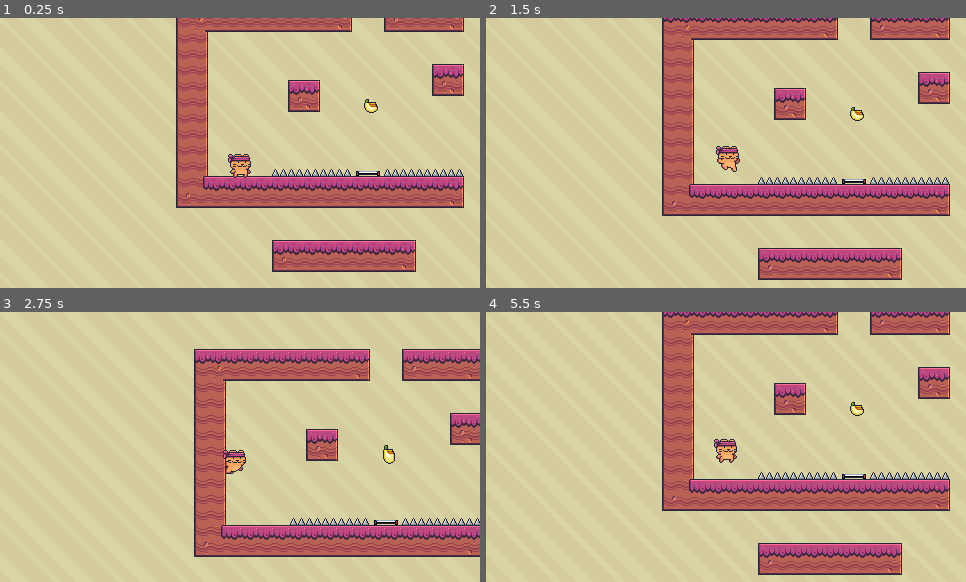
Above: before the commit, frames 1-4 (two rows, left to right).
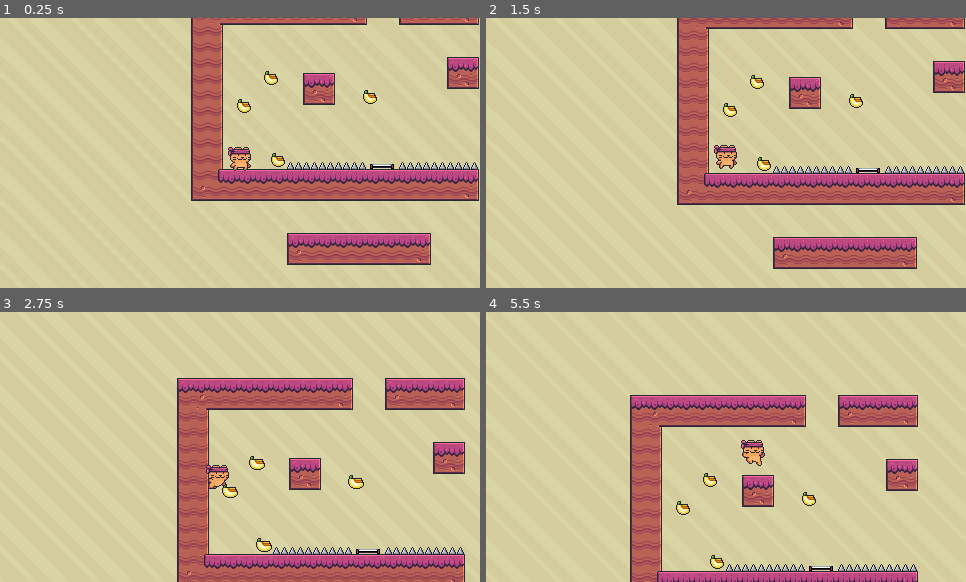
Above: after the commit, the same moments.

Repository: SnowyPeax/Community_Project_1_Johan
Game: Godot game, scene res://user/Juules32/juuleskaizo.tscn
Same seed, same stepped clock (60 frames per second), same inputs: the game is played once before the commit and once after it. This scene is started directly instead of the project's main scene.
Inputs:
- Up to frame 1 (0.25 s): no input
- Up to frame 2 (1.5 s): tap Enter (interact) at 0.5, 1.35 s; hold Space (jump) 0.53-1.28 s; hold D (right) from 0.53 s (still down)
- Up to frame 3 (2.75 s): tap Space (jump) at 1.52, 1.55, 1.82 s; release D (right) at 2.03 s; hold A (left) from 2.03 s (still down); hold Space (jump) from 2.03 s (still down)
- Up to frame 4 (5.5 s): release A (left) at 2.78 s; release Space (jump) at 2.78 s; hold D (right) 2.78-4.28 s; tap Enter (interact) at 2.85, 4.35 s; tap Space (jump) at 3.02, 3.05, 3.32, 4.52, 4.55, 4.82 s; hold Space (jump) 3.53-4.28 s; hold A (left) 4.28-5.03 s; hold D (right) from 5.03 s (still down); hold Space (jump) from 5.03 s (still down)

The runs differ from the first frame. In frame 1, 22% of the frame differs, in the area x 36-100%, y 0-95%; in frame 2, 25%; in frame 3, 33%, in the area x 36-100%, y 13-100%; in frame 4, 32%.

Commit message:
Bananas now make you jump!

Diff:
--- a/core/scenes/base_level.gd
+++ b/core/scenes/base_level.gd
@@ -5,3 +5,4 @@
 func _on_body_entered(body):
 	if body.name == "Player":
 		body.velocity.y = -300
+		print("collided!")
--- a/user/Juules32/juuleskaizo.tscn
+++ b/user/Juules32/juuleskaizo.tscn
@@ -7,10 +7,10 @@
 [node name="BaseLevel" instance=ExtResource("1_g8jkq")]
 
 [node name="Player" parent="." index="1"]
-position = Vector2(239, 135)
+position = Vector2(225, 147)
 
 [node name="Autotiles" parent="." index="2"]
-position = Vector2(239, 135)
+position = Vector2(240, 135)
 layer_0/tile_data = PackedInt32Array(196616, 458752, 6, 131080, 458752, 4, 196615, 458752, 6, 131079, 458752, 4, 196614 …(2255 unchanged characters)…
 
 [node name="JumpPad" parent="." index="3" instance=ExtResource("2_wyfrf")]
@@ -18,4 +18,24 @@
 jump_force = -600
 
 [node name="Banana" parent="." index="4" instance=ExtResource("3_sby3u")]
-position = Vector2(370, 98)
+position = Vector2(263, 159)
+
+[node name="Banana2" parent="." index="5" instance=ExtResource("3_sby3u")]
+position = Vector2(256, 77)
+
+[node name="Banana3" parent="." index="6" instance=ExtResource("3_sby3u")]
+position = Vector2(229, 105)
+
+[node name="Banana4" parent="." index="7" instance=ExtResource("3_sby3u")]
+position = Vector2(355, 96)
+
+[connection signal="body_entered" from="Autotiles/Spikes" to="Autotiles/Spikes" method="_on_body_entered"]
+[connection signal="body_entered" from="Autotiles/@Area2D@192176" to="Autotiles/@Area2D@192176" method="_on_body_entered"]
+[connection signal="body_entered" from="Autotiles/@Area2D@192177" to="Autotiles/@Area2D@192177" method="_on_body_entered"]
+[connection signal="body_entered" from="Autotiles/@Area2D@192178" to="Autotiles/@Area2D@192178" method="_on_body_entered"]
+[connection signal="body_entered" from="Autotiles/@Area2D@192179" to="Autotiles/@Area2D@192179" method="_on_body_entered"]
+[connection signal="body_entered" from="Autotiles/@Area2D@192180" to="Autotiles/@Area2D@192180" method="_on_body_entered"]
+[connection signal="body_entered" from="Autotiles/@Area2D@192181" to="Autotiles/@Area2D@192181" method="_on_body_entered"]
+[connection signal="body_entered" from="Autotiles/@Area2D@192182" to="Autotiles/@Area2D@192182" method="_on_body_entered"]
+[connection signal="body_entered" from="Autotiles/@Area2D@192183" to="Autotiles/@Area2D@192183" method="_on_body_entered"]
+[connection signal="body_entered" from="Autotiles/@Area2D@192184" to="Autotiles/@Area2D@192184" method="_on_body_entered"]
--- a/user/Juules32/mechanics/Banana.gd
+++ b/user/Juules32/mechanics/Banana.gd
@@ -4,4 +4,5 @@
 
 func _on_body_entered(body):
 	if body.name == "Player":
-		body.velocity.y = jump_force
+		body.velocity.y = -1000
+		print("banana?!")
--- a/user/Juules32/mechanics/Banana.tscn
+++ b/user/Juules32/mechanics/Banana.tscn
@@ -59,3 +59,5 @@
 
 [node name="CollisionShape2D" type="CollisionShape2D" parent="."]
 shape = SubResource("CircleShape2D_l2k2a")
+
+[connection signal="body_entered" from="." to="." method="_on_body_entered"]
--- a/user/Juules32/mechanics/JumpPad.gd
+++ b/user/Juules32/mechanics/JumpPad.gd
@@ -5,3 +5,4 @@
 func _on_body_entered(body):
 	if body.name == "Player":
 		body.velocity.y = jump_force
+		print("jumped on jumppad!")
